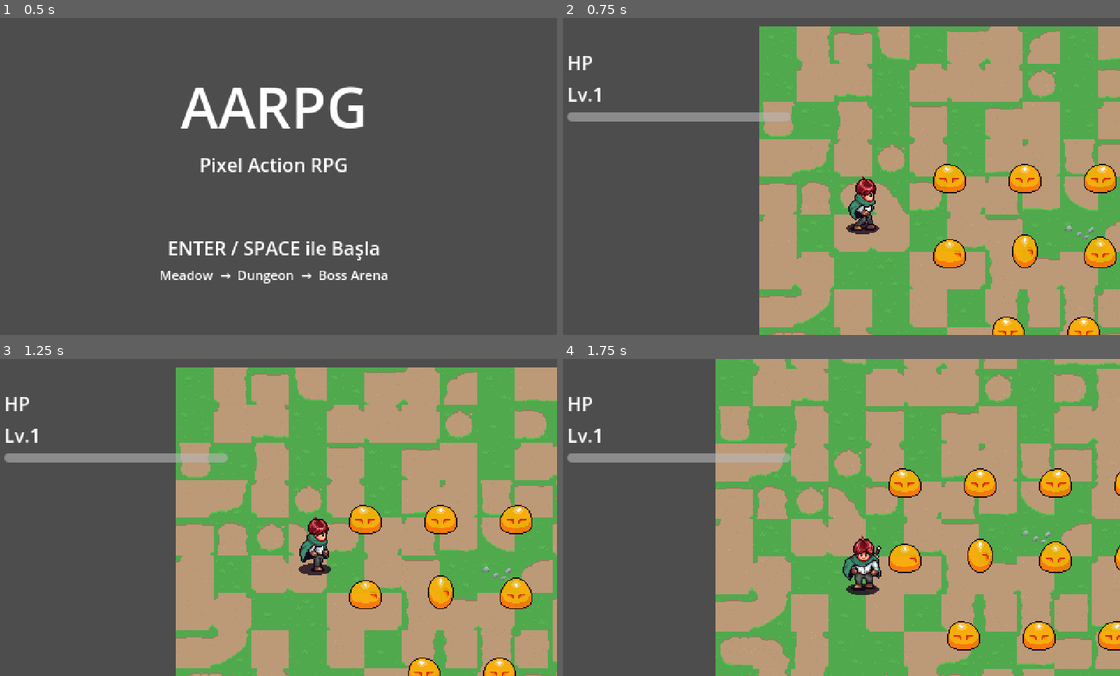
Above: before the commit, frames 1-4 (two rows, left to right).
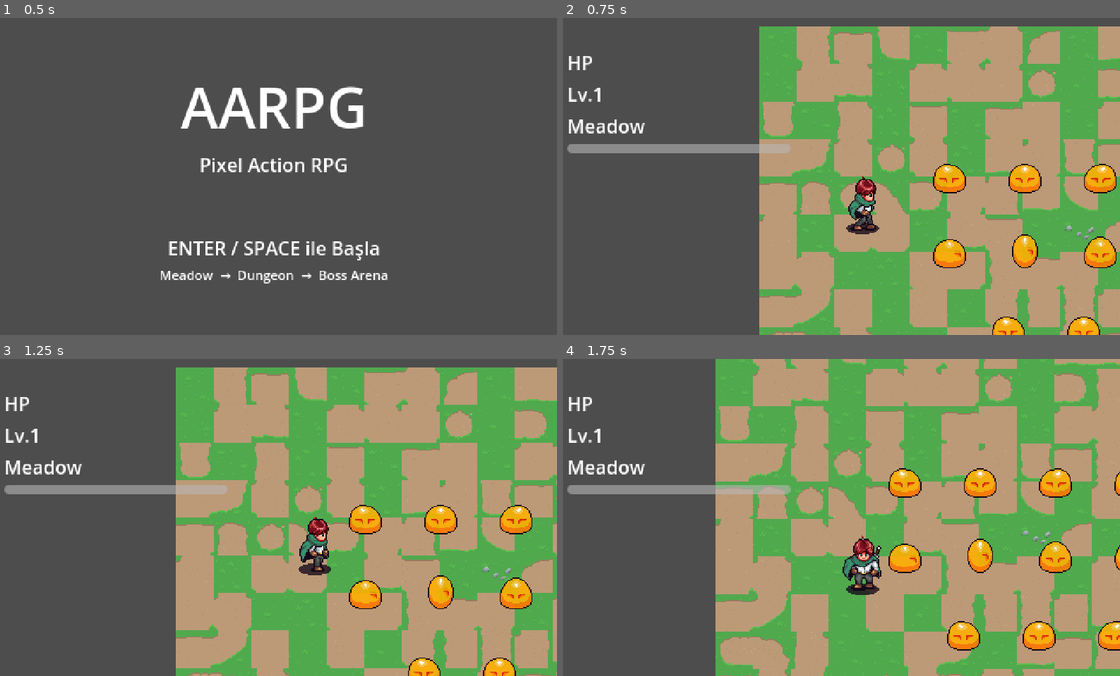
Above: after the commit, the same moments.

Repository: josephfinalform/new-rpg-test-px
Game: Godot game, scene res://aarpg/UI/title_screen.tscn
The game is run twice, just before and just after one commit, with the same random seed, the same clock (stepped at 60 frames per second) and the same inputs. Sound files missing from this copy of the repository are replaced by a short silence.
Inputs:
- Up to frame 1 (0.5 s): no input
- Up to frame 2 (0.75 s): tap Enter (ui_accept) at 0.5 s; hold D (right) from 0.53 s (still down); tap Space (attack) at 0.6 s
- Up to frame 3 (1.25 s): keep holding D (right); tap Enter (ui_accept) at 0.77 s
- Up to frame 4 (1.75 s): release D (right) at 1.28 s; hold S (down) from 1.28 s (still down); tap Shift (sprint) at 1.35 s; tap Enter (ui_accept) at 1.52 s

Frame 1 is identical in both runs. In frame 2, 2.6% of the frame differs, in the area x 0-41%, y 29-43%; in frame 3, 2.6%; in frame 4, 2.6%.
Error in both runs: Invalid access to property or key 'max_level' on a base object of type 'Nil'. (res://aarpg/Player/Scripts/player.gd:148)

Commit message:
feat: HUD seviye adı göstergesi ve level_names yapılandırması

Diff:
--- a/aarpg/UI/health_bar.gd
+++ b/aarpg/UI/health_bar.gd
@@ -5,6 +5,7 @@
 @onready var label: Label = $MarginContainer/VBoxContainer/Label
 @onready var xp_bar: ProgressBar = $MarginContainer/VBoxContainer/XPBar
 @onready var level_label: Label = $MarginContainer/VBoxContainer/LevelLabel
+@onready var level_name_label: Label = get_node_or_null("MarginContainer/VBoxContainer/LevelNameLabel")
 
 var hearts: Array[TextureRect] = []
 
@@ -19,6 +20,12 @@
 		_on_health_changed(player.health)
 		_on_xp_changed(player.xp, player.level)
 		_on_level_up(player.level)
+	GameManager.level_changed.connect(_on_level_changed)
+	_on_level_changed(GameManager.current_level_index)
+
+func _on_level_changed(index: int) -> void:
+	if level_name_label:
+		level_name_label.text = GameManager.get_level_name(index)
 
 func _setup_hearts(max_hp: int) -> void:
 	for child in hearts_container.get_children():
--- a/aarpg/UI/health_bar.tscn
+++ b/aarpg/UI/health_bar.tscn
@@ -26,6 +26,10 @@
 layout_mode = 2
 text = "Lv.1"
 
+[node name="LevelNameLabel" type="Label" parent="MarginContainer/VBoxContainer"]
+layout_mode = 2
+text = ""
+
 [node name="XPBar" type="ProgressBar" parent="MarginContainer/VBoxContainer"]
 layout_mode = 2
 custom_minimum_size = Vector2(120, 8)
--- a/aarpg/autoload/game_manager.gd
+++ b/aarpg/autoload/game_manager.gd
@@ -6,6 +6,11 @@
 	"res://aarpg/Levels/level_1_meadow.tscn",
 	"res://aarpg/Levels/level_2_dungeon.tscn",
 	"res://aarpg/Levels/level_3_boss.tscn",
+]
+@export var level_names: Array[String] = [
+	"Meadow",
+	"Dungeon",
+	"Boss Arena",
 ]
 
 var current_level_index: int = 0
@@ -29,6 +34,12 @@
 	_load_level(current_level_index)
 
 
+func get_level_name(index: int) -> String:
+	if index < 0 or index >= level_names.size():
+		return ""
+	return level_names[index]
+
+
 func _load_level(index: int) -> void:
 	level_changed.emit(index)
 	get_tree().change_scene_to_file(levels[index])
